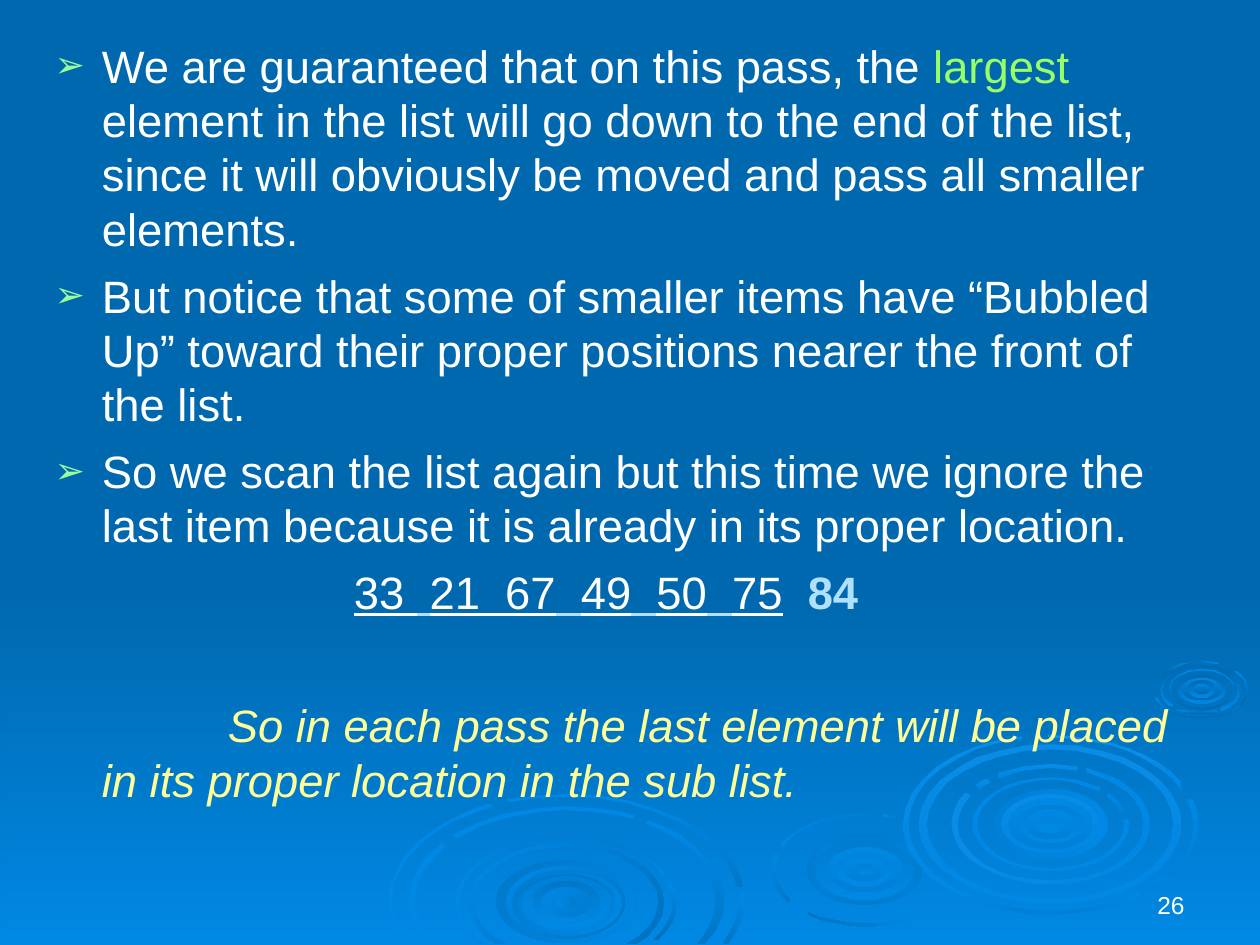
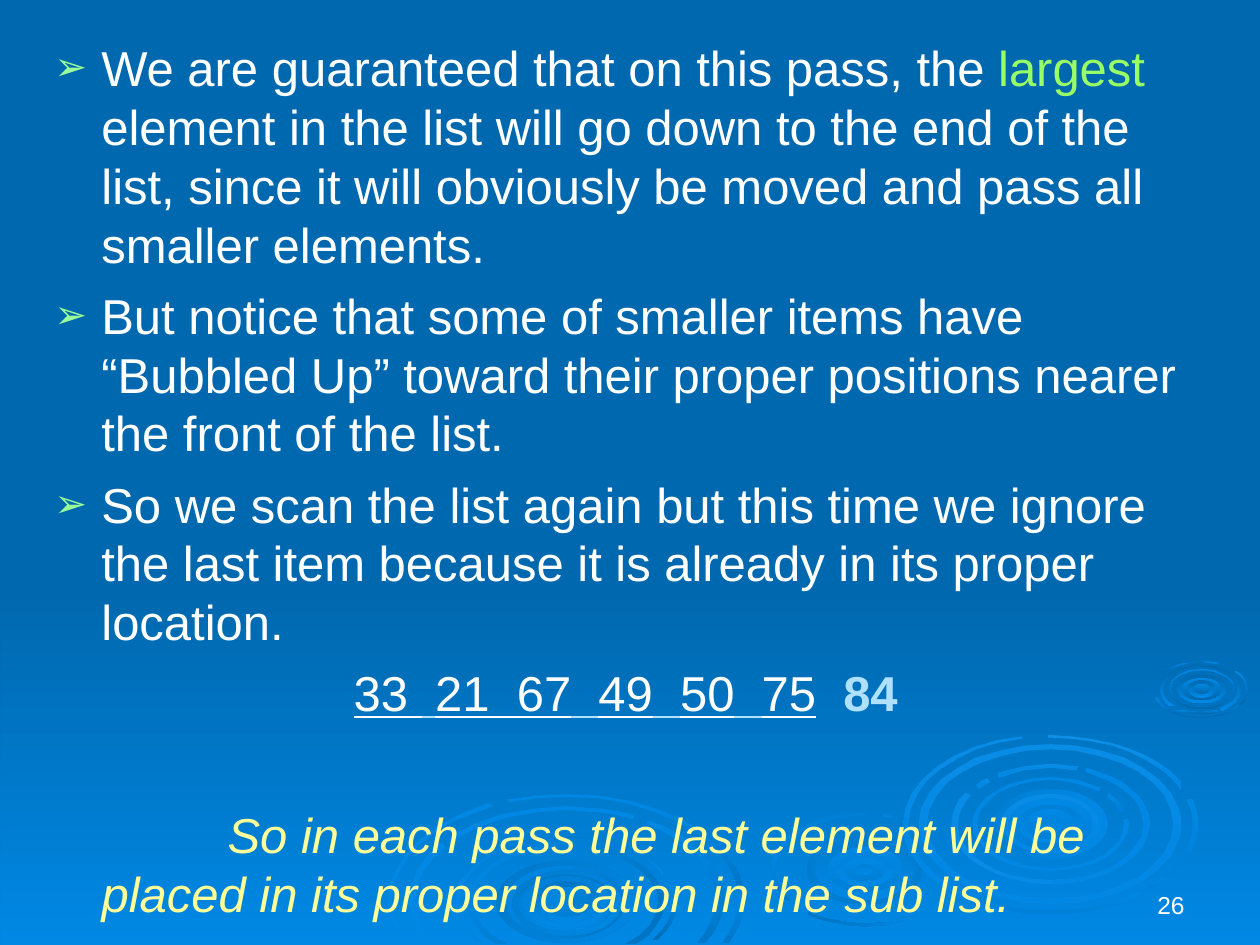
Before and after one commit to iffishells/design-analysis-and-algorithm, a slide deck: slide 26 of resoureces/6-Towers+of+Hanoi-Sorting.ppt. Drawn at 1260x945 pixels with LibreOffice and Linux fonts; fonts in the diff are those of the drawing; background and template pictures are left out. Boxes give left, top, right and bottom in pixels: in the first picture for what was removed or moved away, otherwise in the second. Text is boxed around its words. In the diff, an @@ line names an element or a change of style, - is before the commit and + after.

```diff
--- a/resoureces/6-Towers+of+Hanoi-Sorting.ppt
+++ b/resoureces/6-Towers+of+Hanoi-Sorting.ppt
@@ text "We are guaranteed that on ..." at [101, 50, 1176, 913]: size 25.9 to 28 pt; indent changed @@
@@ outline redrawn in 20 elements at [782, 813, 866, 848], [809, 912, 906, 926], [566, 837, 664, 877], [469, 843, 664, 944], [654, 885, 678, 940], [408, 843, 446, 944], [507, 794, 742, 887], [903, 736, 1022, 897], [1048, 735, 1182, 790], [985, 891, 1139, 915], [973, 777, 1129, 872], [1169, 669, 1235, 709], [919, 745, 1181, 905], [951, 767, 1150, 883], [388, 804, 493, 944], [645, 820, 723, 944], [455, 838, 543, 944], [1155, 697, 1239, 717], [723, 892, 745, 942], [772, 854, 791, 901] @@
```
Also in this commit, not shown: 27 other slides changed, 19 other files.
